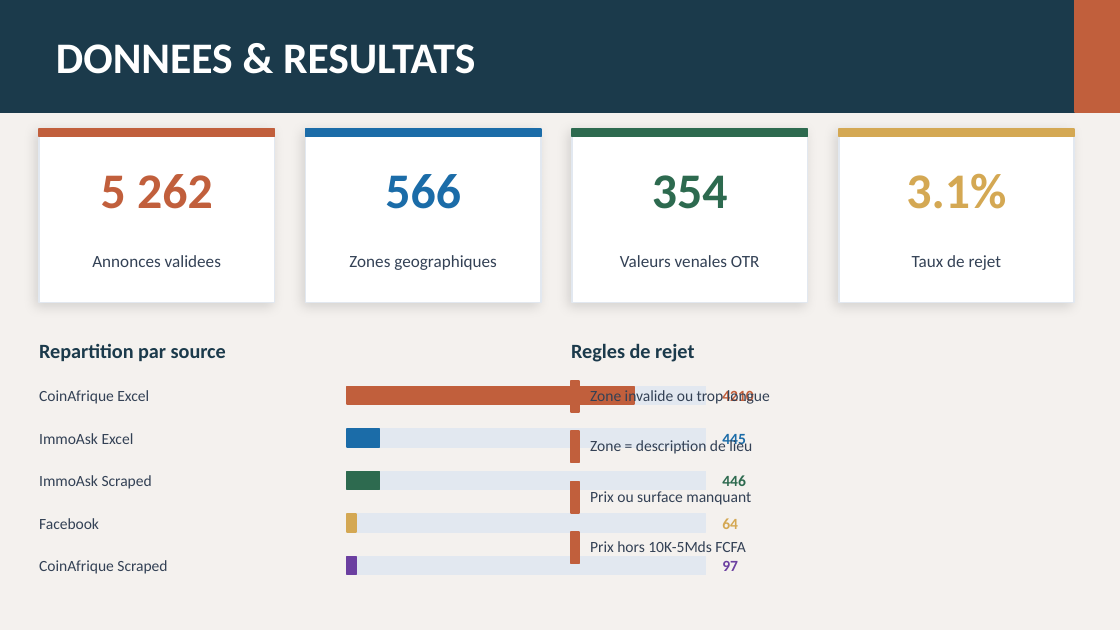
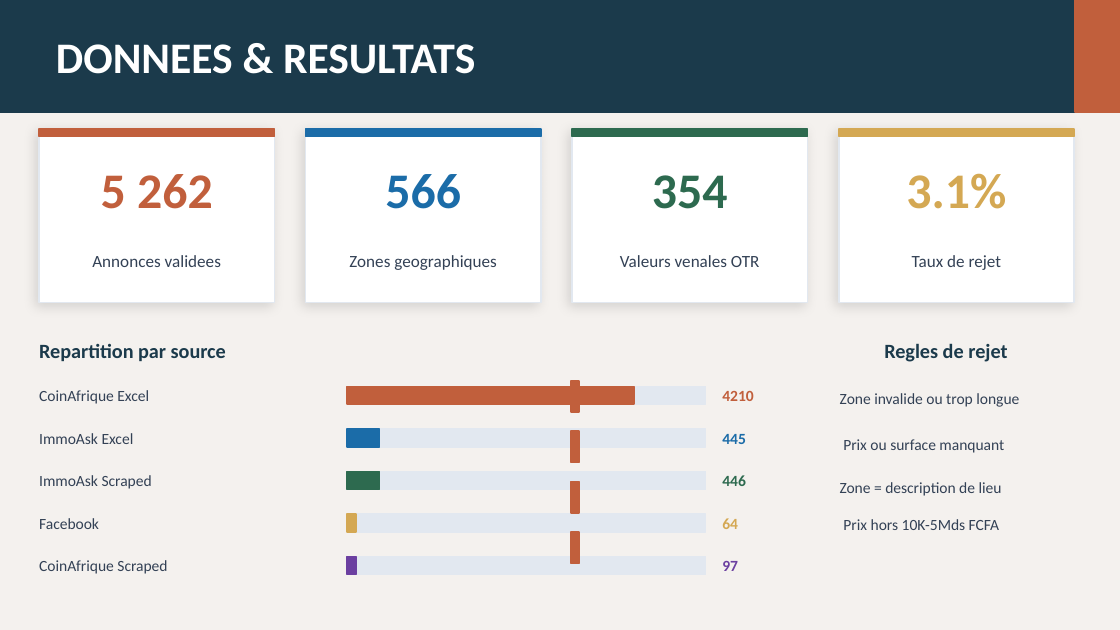
Before and after one commit to yannick-maya/V2_Projet_ID_Immobilier-pipeline, a slide deck: slide 10 of Documents/id_immobilier_presentation.pptx (slide 6 before the commit). Drawn at 1120x630 pixels with LibreOffice and Linux fonts; fonts in the diff are those of the drawing. Boxes give left, top, right and bottom in pixels: in the first picture for what was removed or moved away, otherwise in the second. Text is boxed around its words. In the diff, an @@ line names an element or a change of style, - is before the commit and + after.

```diff
--- a/Documents/id_immobilier_presentation.pptx
+++ b/Documents/id_immobilier_presentation.pptx
@@ text "Regles de rejet": place and size @@
-text "Regles de rejet" at bbox=[571, 343, 694, 362]
+text "Regles de rejet" at bbox=[884, 343, 1007, 362]
@@ text "Regles de rejet" at bbox=[884, 343, 1007, 362]: alignment left to centre @@
@@ text "Zone invalide ou trop longue" at bbox=[840, 393, 1019, 407]: alignment left to centre @@
@@ text "Zone invalide ou trop longue": place and size @@
-text "Zone invalide ou trop longue" at bbox=[590, 388, 770, 406]
+text "Zone invalide ou trop longue" at bbox=[840, 393, 1019, 407]
@@ text "Prix ou surface manquant": place and size @@
-text "Prix ou surface manquant" at bbox=[590, 491, 751, 505]
+text "Prix ou surface manquant" at bbox=[843, 439, 1004, 453]
@@ text "Zone = description de lieu": place and size @@
-text "Zone = description de lieu" at bbox=[590, 438, 752, 454]
+text "Zone = description de lieu" at bbox=[840, 482, 1002, 496]
@@ text "Prix hors 10K-5Mds FCFA": place and size @@
-text "Prix hors 10K-5Mds FCFA" at bbox=[590, 541, 746, 552]
+text "Prix hors 10K-5Mds FCFA" at bbox=[843, 519, 1000, 530]
```
Also in this commit, not shown: 7 other slides changed, 3 slides added, 1 slide removed, 16 other files.
